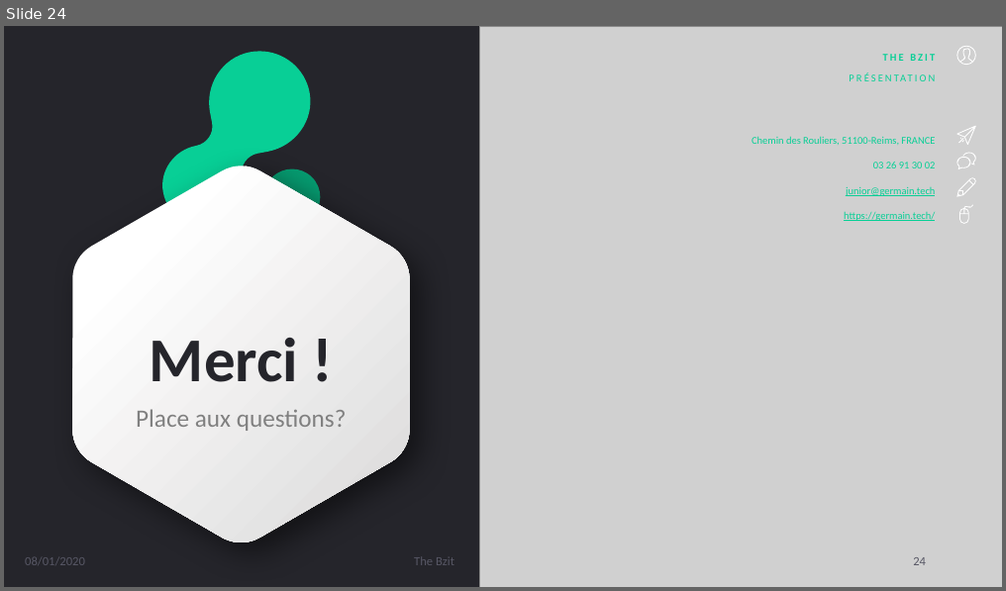
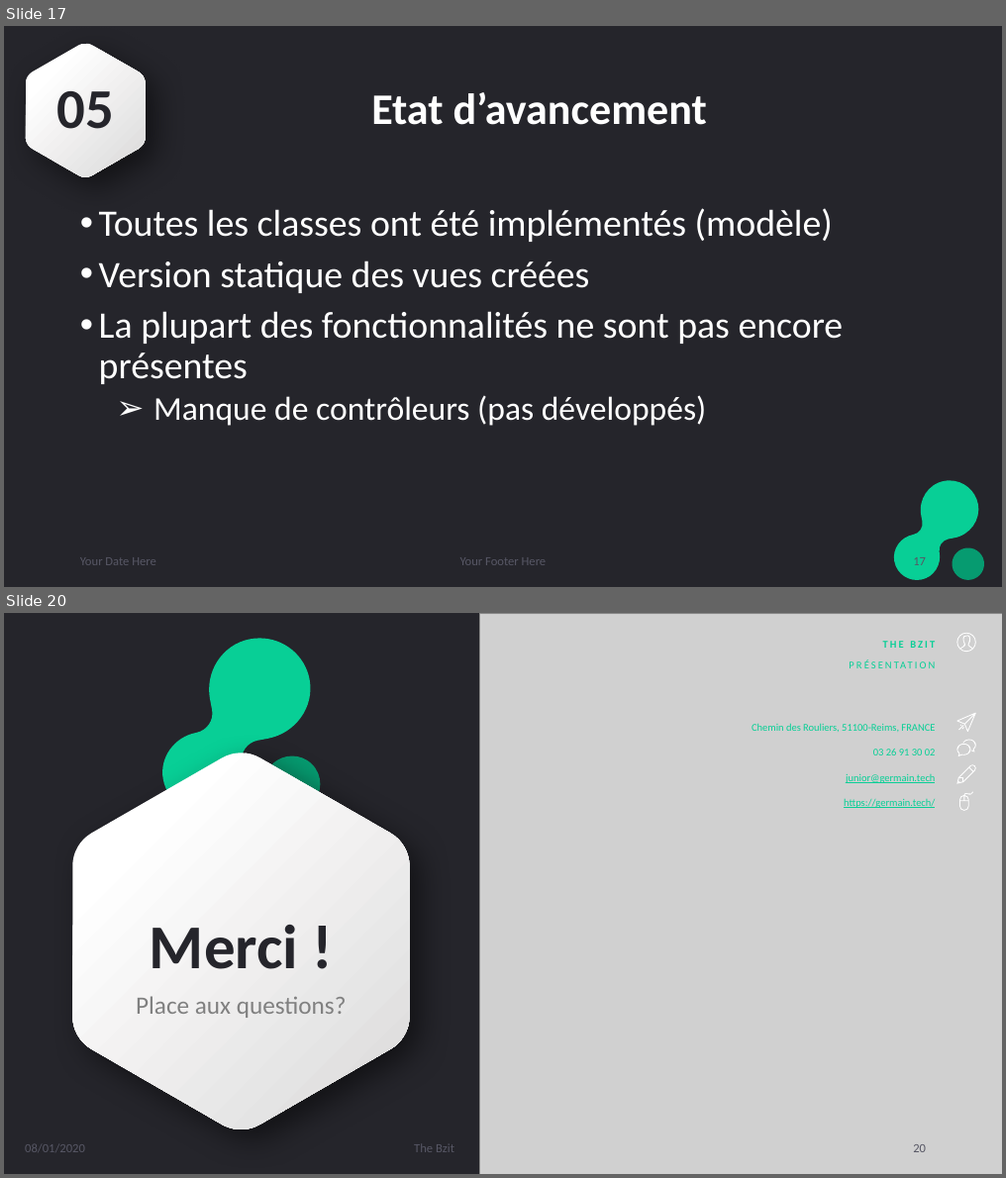
Before and after one commit to djuhnix/projet-s3, a slide deck: docs/Présentation projet soutenance.pptx. Shown one above the other, each under a label of ours: slide 24 before the commit, slides 17 and 20 after it; the slides between them are not shown. The pictures are 1006x591 and 1006x1178 pixels, drawn with LibreOffice and Linux fonts; fonts in the diff are those of the drawing; grey boxes stand for pictures. Boxes give left, top, right and bottom in pixels: in the first picture for what was removed or moved away, otherwise in the second. Text is boxed around its words. In the diff, an @@ line names an element or a change of style, - is before the commit and + after.

```diff
--- a/docs/Présentation projet soutenance.pptx
+++ b/docs/Présentation projet soutenance.pptx
@@ slide 17 added at bbox=[4, 26, 1002, 587], background #25252B @@
@@ freeform shape added at bbox=[26, 43, 146, 177], fill gradient #FFFFFF to #DAD9D9 @@
@@ text added at bbox=[56, 91, 113, 129], 54 pt, text #25252B, bold @@
+05
@@ title added at bbox=[371, 92, 707, 125], 42 pt, text #FFFFFF, bold @@
+Etat d’avancement
@@ text added at bbox=[99, 208, 844, 426], 36 pt, text #FFFFFF @@
+• Toutes les classes ont été implémentés (modèle)
+• Version statique des vues créées
+• La plupart des fonctionnalités ne sont pas encore présentes
+  ➢ Manque de contrôleurs (pas développés)
@@ freeform shape added at bbox=[892, 481, 981, 583], fill #08CF96 @@
@@ text added at bbox=[80, 558, 156, 566], 12 pt, text #575765 @@
+Your Date Here
@@ text added at bbox=[460, 558, 547, 566], 12 pt, text #575765 @@
+Your Footer Here
@@ page number added at bbox=[913, 558, 926, 566], 12 pt, text #575765 @@
+17
@@ freeform shape added at bbox=[951, 549, 986, 582], fill #069B71 @@
@@ what was slide 24 is now slide 20 @@
@@ page number at bbox=[913, 1145, 926, 1153]: text changed @@
-24
+20
```
Also in this commit, not shown: 7 slides changed, 4 other slides added, 9 slides removed, 3 other files.
